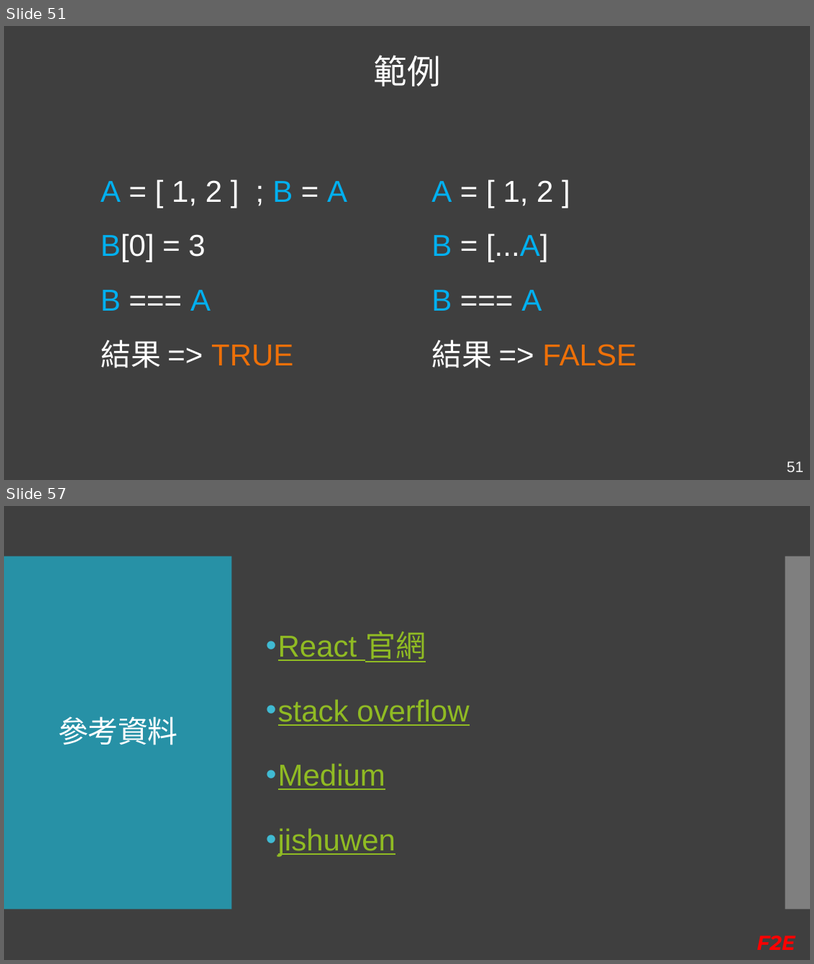
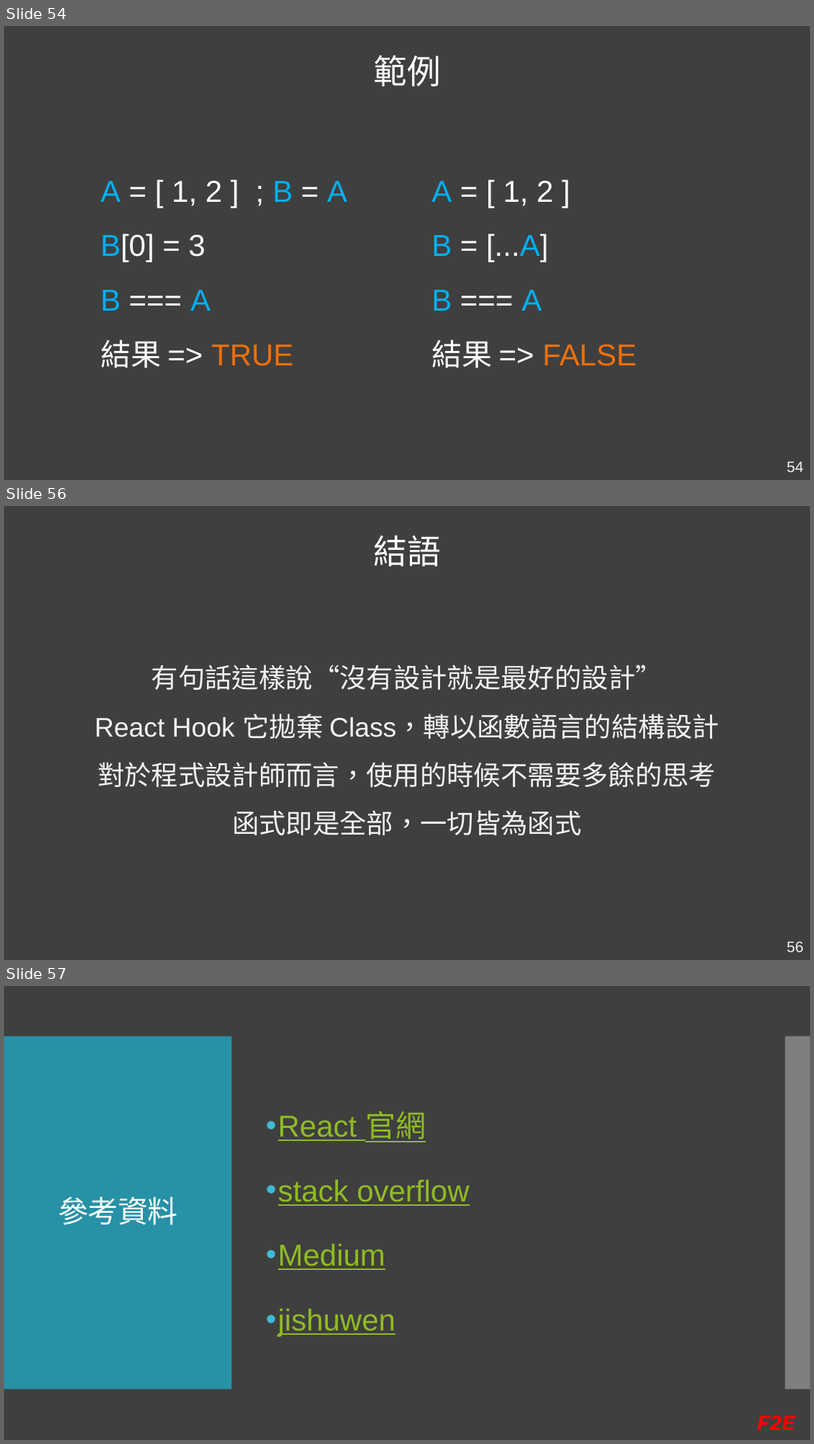
Before and after one commit to Kader-coder/React-Hooks, a slide deck: PPT/React Hooks &.pptx. Shown one above the other, each under a label of ours: slides 51 and 57 before the commit, slides 54, 56 and 57 after it; the slides between them are not shown. The pictures are 814x964 and 814x1444 pixels, drawn with LibreOffice and Linux fonts; fonts in the diff are those of the drawing. Boxes give left, top, right and bottom in pixels: in the first picture for what was removed or moved away, otherwise in the second. Text is boxed around its words. In the diff, an @@ line names an element or a change of style, - is before the commit and + after.

```diff
--- a/PPT/React Hooks &.pptx
+++ b/PPT/React Hooks &.pptx
@@ slide 56 added at [4,506,810,960], background #3F3F3F @@
@@ text added at [373,535,440,566], 40 pt, text #FFFFFF @@
+結語
@@ text added at [95,664,720,835], 32 pt, text #F2F2F2 @@
+有句話這樣說“沒有設計就是最好的設計”
+React Hook 它拋棄 Class，轉以函數語言的結構設計
+對於程式設計師而言，使用的時候不需要多餘的思考
+函式即是全部，一切皆為函式
@@ page number added at [787,941,804,952], 18 pt, text #F2F2F2 @@
+56
@@ what was slide 51 is now slide 54 @@
@@ page number at [787,461,804,472]: text changed @@
-51
+54
```
Also in this commit, not shown: 4 slides changed, 4 other slides added, 2 slides removed, 1 other file.
